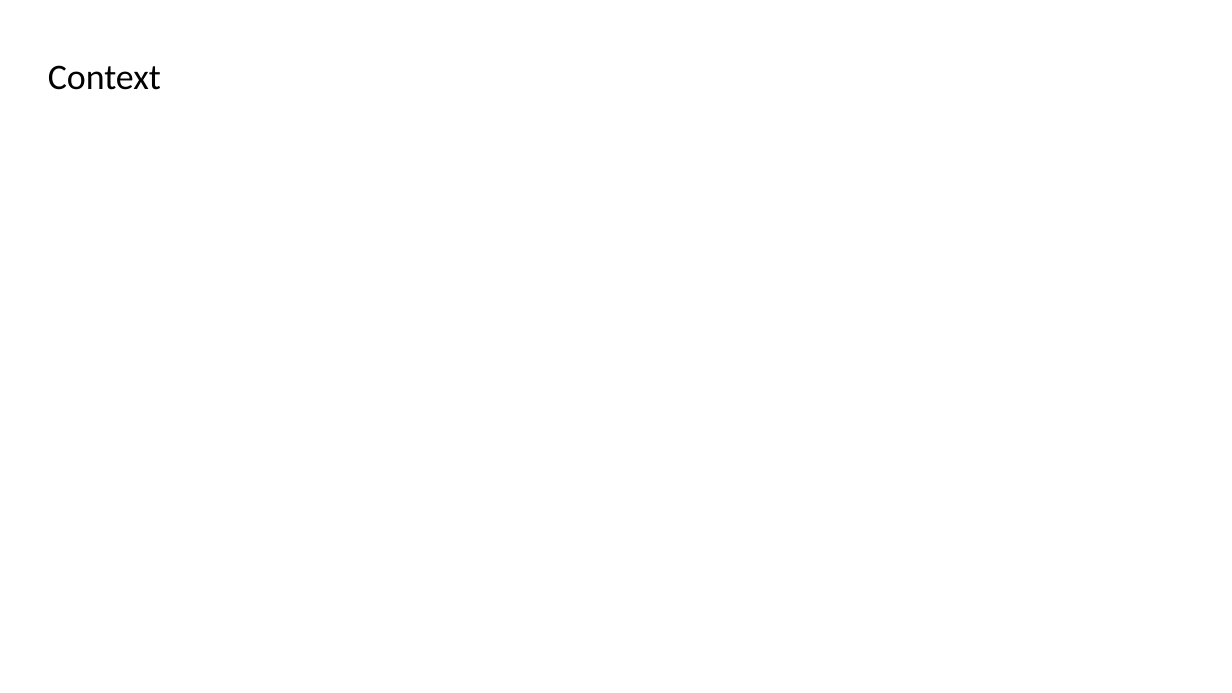
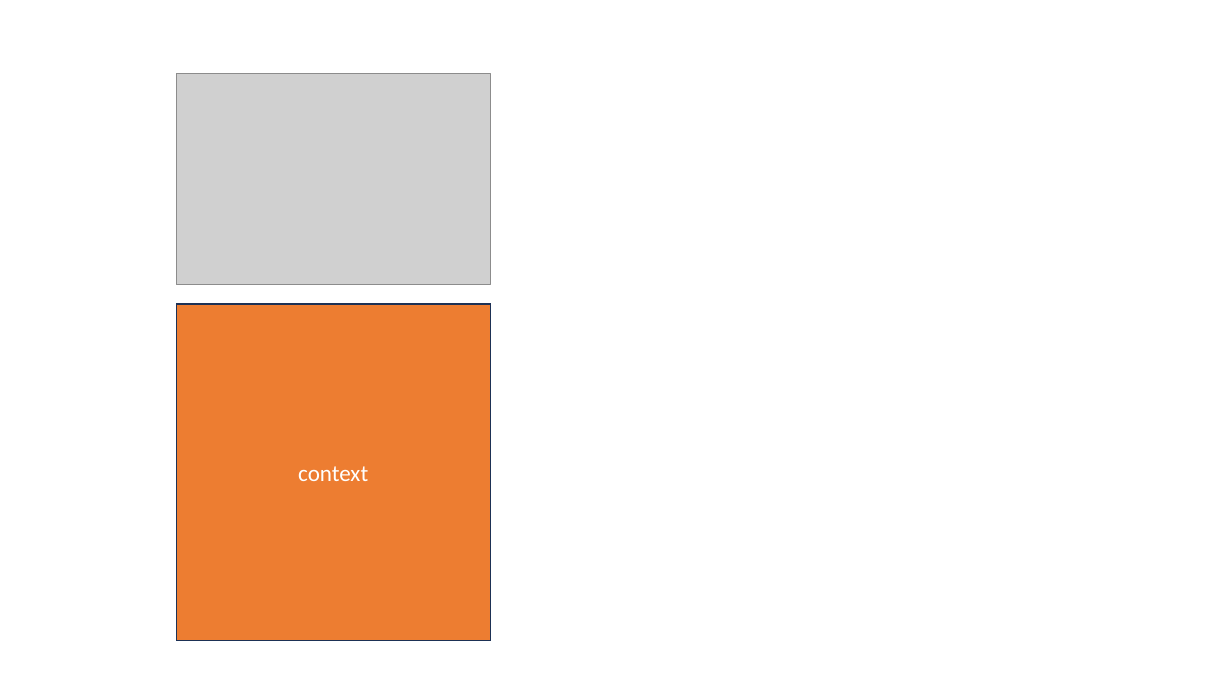
Before and after one commit to lexler/Talks, a slide deck: slide 4 of Slides/Core Patterns for Coding with AI.pptx (slide 2 before the commit). Drawn at 1232x693 pixels with LibreOffice and Linux fonts; fonts in the diff are those of the drawing; grey boxes stand for pictures. Boxes give left, top, right and bottom in pixels: in the first picture for what was removed or moved away, otherwise in the second. Text is boxed around its words. In the diff, an @@ line names an element or a change of style, - is before the commit and + after.

```diff
--- a/Slides/Core Patterns for Coding with AI.pptx
+++ b/Slides/Core Patterns for Coding with AI.pptx
@@ picture added at (177, 73, 491, 285) @@
@@ rectangle "context": place and size @@
-rectangle "context" at (48, 65, 161, 90)
+rectangle "context" at (177, 304, 491, 640)
@@ rectangle "context" at (177, 304, 491, 640): vertical alignment top to middle; fill none to #ED7D31; outline none to #1E3256 1 pt @@
@@ text in rectangle at (298, 466, 368, 481): text changed; size 28 to 18 pt; text colour #000000 to #FFFFFF @@
-Context
+context
```
Also in this commit, not shown: 1 other slide changed, 30 slides added, 2 slides removed.
